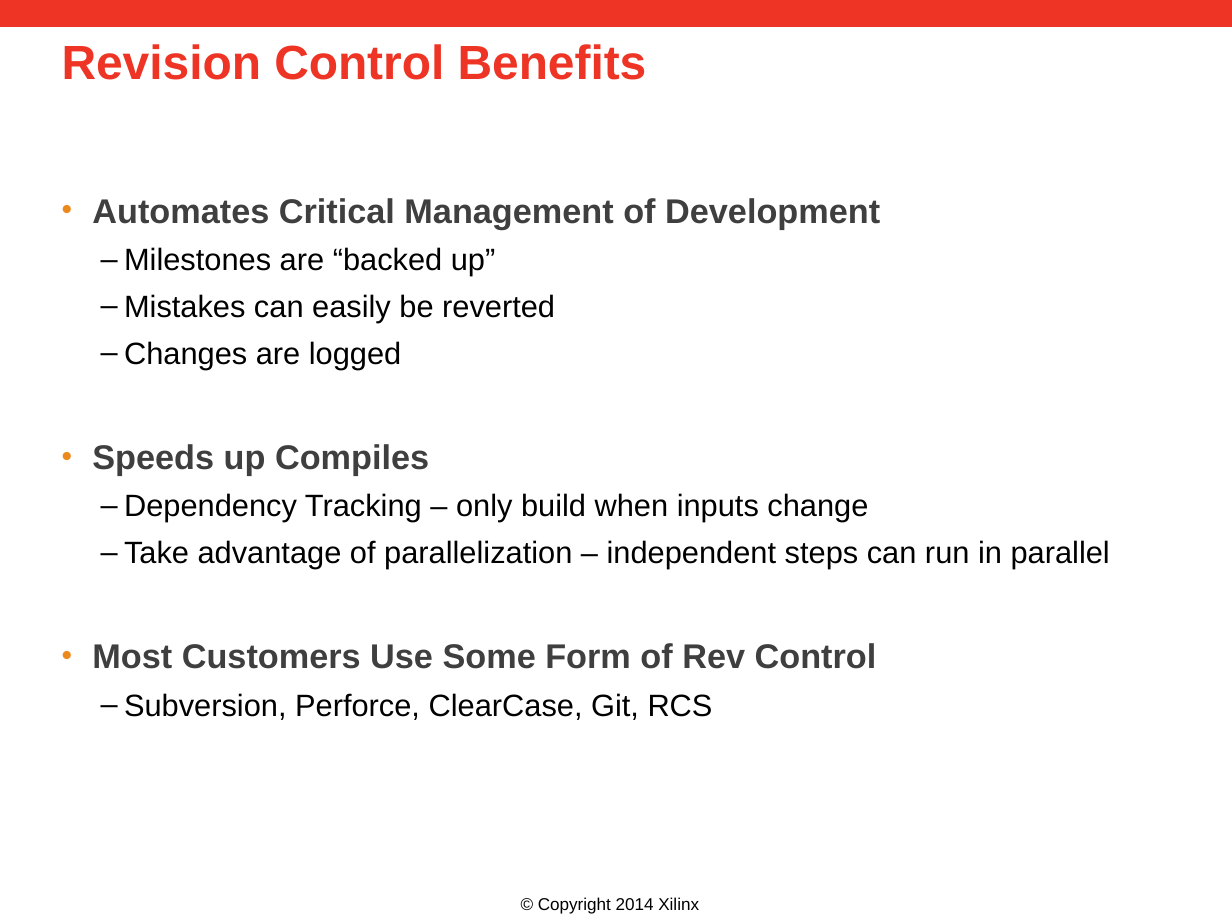
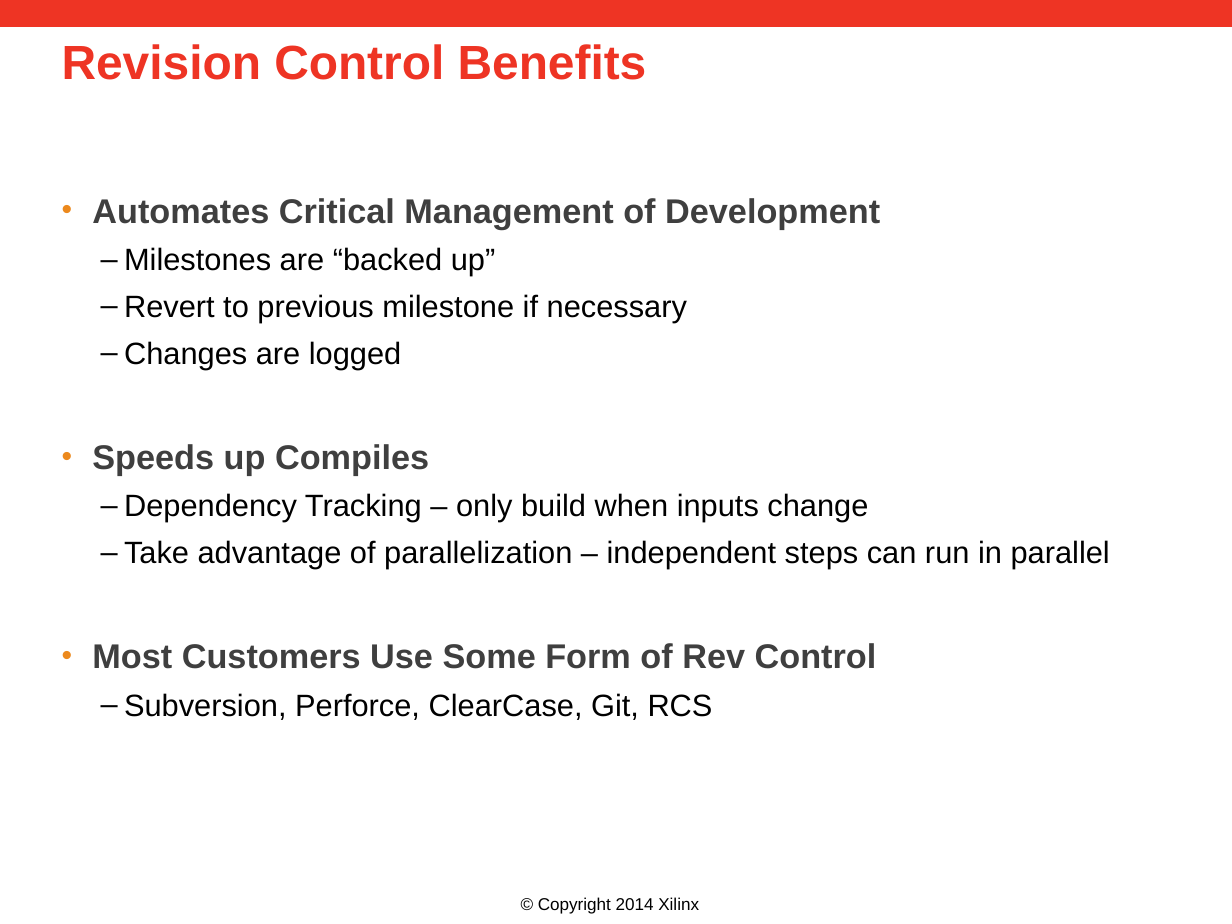
Before and after one commit to Xilinx/revCtrl, a slide deck: slide 3 of doc/versionControl.pptx. Drawn at 1232x924 pixels with LibreOffice and Linux fonts; fonts in the diff are those of the drawing; background and template pictures are left out. Boxes give left, top, right and bottom in pixels: in the first picture for what was removed or moved away, otherwise in the second. Text is boxed around its words. In the diff, an @@ line names an element or a change of style, - is before the commit and + after.

```diff
--- a/doc/versionControl.pptx
+++ b/doc/versionControl.pptx
@@ text at [124, 294, 687, 323]: text changed @@
-  – Mistakes can easily be reverted
+  – Revert to previous milestone if necessary
```
Also in this commit, not shown: 11 other slides changed.
